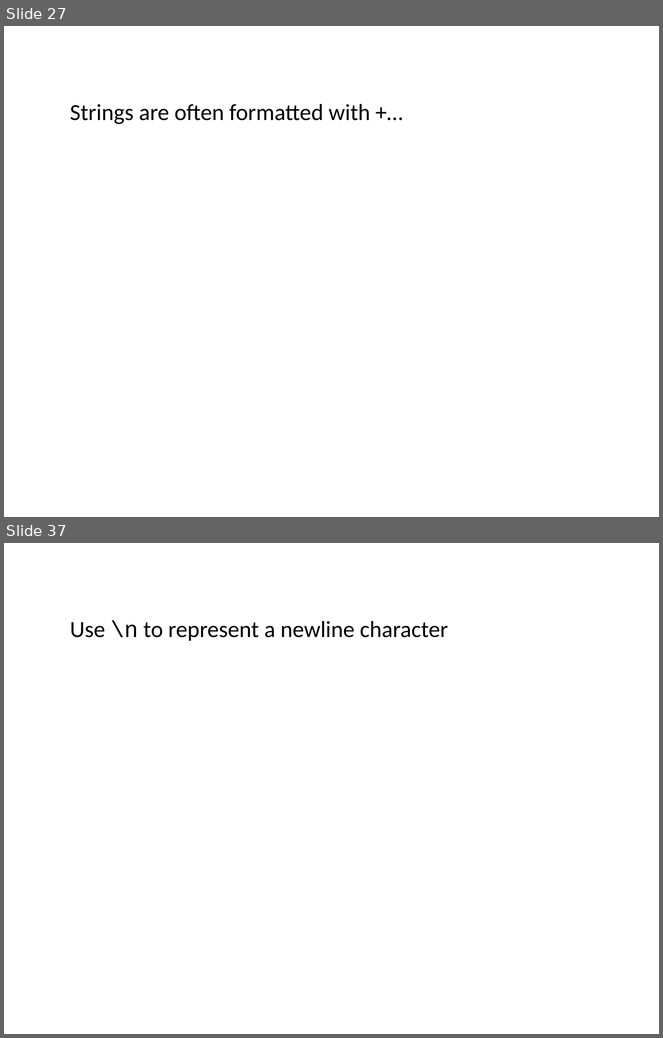
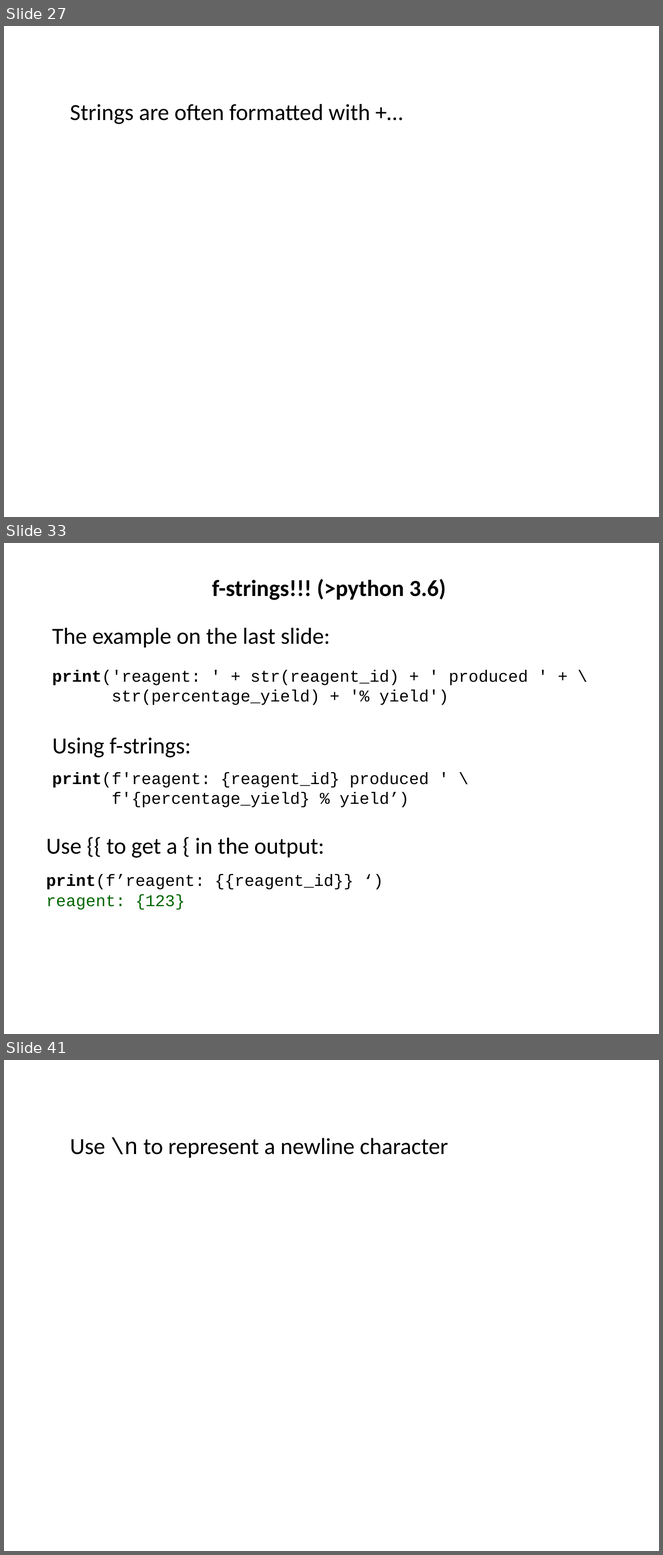
Before and after one commit to ncasuk/ncas-isc, a slide deck: python/presentations/learning_python/12_strings.pptx. Shown one above the other, each under a label of ours: slides 27 and 37 before the commit, slides 27, 33 and 41 after it; the slides between them are not shown. The pictures are 663x1038 and 663x1555 pixels, drawn with LibreOffice and Linux fonts; fonts in the diff are those of the drawing; background and template pictures are left out. Boxes give left, top, right and bottom in pixels: in the first picture for what was removed or moved away, otherwise in the second. Text is boxed around its words. In the diff, an @@ line names an element or a change of style, - is before the commit and + after.

Commit message:
placing focus on f-strings

```diff
--- a/python/presentations/learning_python/12_strings.pptx
+++ b/python/presentations/learning_python/12_strings.pptx
@@ slide 33 added at (4, 543, 659, 1034), background picture (left out) @@
@@ text added at (212, 579, 447, 600), 28 pt, text #000000, bold @@
+f-strings!!! (>python 3.6)
@@ text added at (52, 628, 330, 648), 28 pt, text #000000 @@
+The example on the last slide:
@@ text added at (52, 670, 529, 705), 20 pt, text #000000 @@
+print('reagent: ' + str(reagent_id) + ' produced ' + \
+str(percentage_yield) + '% yield')
@@ text added at (52, 737, 191, 758), 28 pt, text #000000 @@
+Using f-strings:
@@ text added at (52, 772, 429, 808), 20 pt, text #000000 @@
+print(f'reagent: {reagent_id} produced ' \
+f'{percentage_yield} % yield’)
@@ text added at (46, 838, 324, 858), 28 pt, text #000000 @@
+Use {{ to get a { in the output:
@@ text added at (46, 875, 353, 910), 20 pt, text #000000 @@
+print(f’reagent: {{reagent_id}} ‘)
+reagent: {123}
@@ what was slide 37 is now slide 41 @@
```
Also in this commit, not shown: 3 slides changed, 9 other slides added, 6 slides removed, 1 other file.
